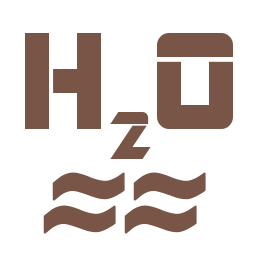
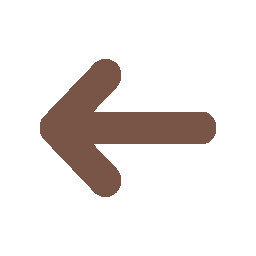
Revision of a layered 256x256 image; what changed, layer by layer:
added group "back arrow" with 1 layers above "ibu" over [40,59,216,197]
added layer "Warstwa" in group "back arrow" over [40,59,216,197]
hid group "water correction" (8 layers) over [25,33,233,234]
